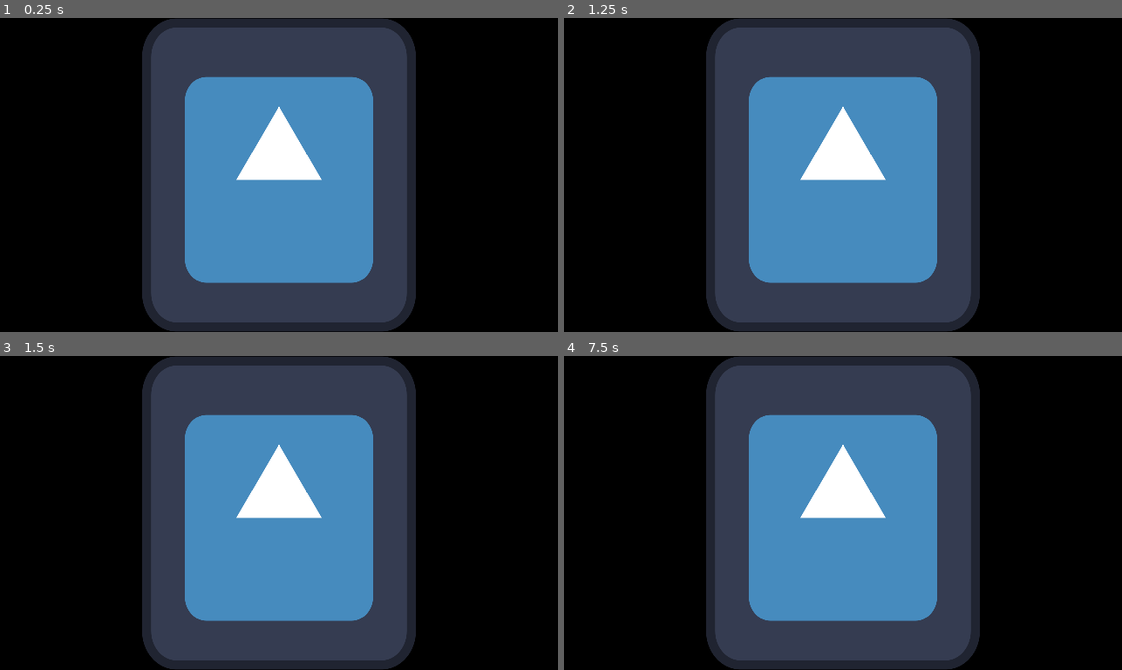
Above: before the commit, frames 1-4 (two rows, left to right).
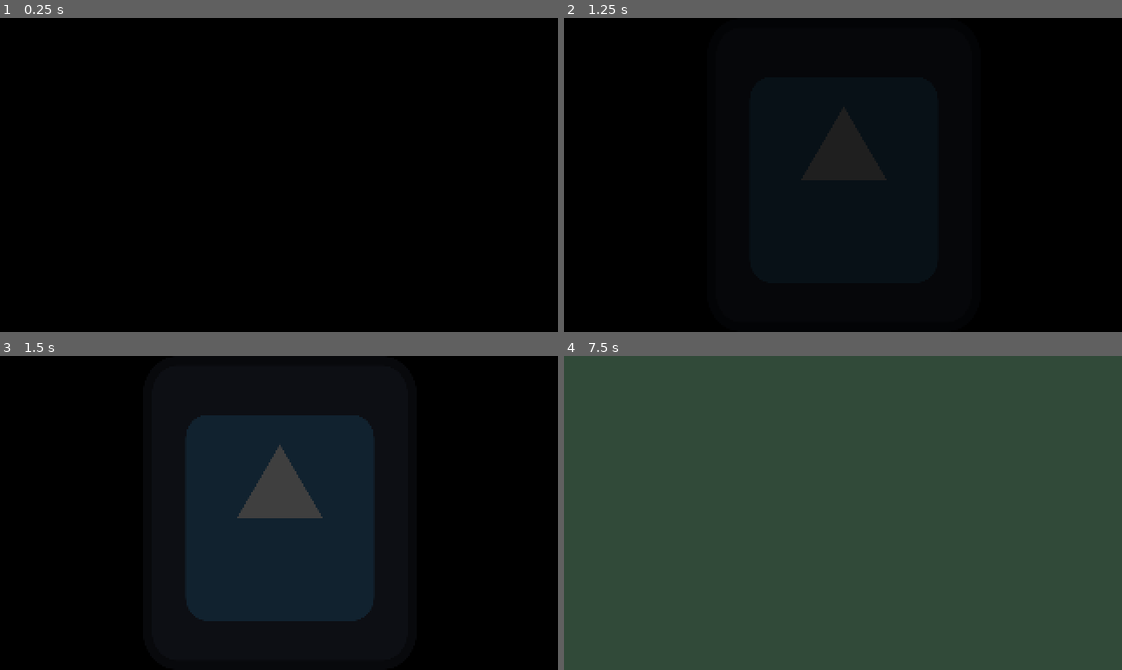
Above: after the commit, the same moments.

Repository: MTareqAzim/root-for-you
Game: Godot game, scene res://scenes/main_scenes/main_game.tscn
The game is run twice, just before and just after one commit, with the same random seed, the same clock (stepped at 60 frames per second) and the same inputs. Before the commit the project starts from res://scenes/splash_scenes/godot_splash.tscn. The engine's default icon, where the game draws it, is replaced by a stand-in: a white triangle on a blue panel in a dark square.
Inputs:
- Up to frame 1 (0.25 s): no input
- Up to frame 2 (1.25 s): tap Enter at 0.5 s
- Up to frame 3 (1.5 s): no input
- Up to frame 4 (7.5 s): tap Space at 3.5, 5 s; tap Enter at 4.25, 5.75 s

The runs differ from the first frame. In frame 1, 48% of the frame differs, in the area x 25-75%, y 0-100%; in frame 2, 48%; in frame 3, 48%; in frame 4, 79%, in the area x 0-100%, y 0-100%.

Commit message:
Got scene changing working.

Diff:
--- a/project.godot
+++ b/project.godot
@@ -11,7 +11,7 @@
 [application]
 
 config/name="RootForYou"
-run/main_scene="res://scenes/splash_scenes/godot_splash.tscn"
+run/main_scene="res://scenes/main_scenes/main_game.tscn"
 boot_splash/show_image=false
 config/icon="res://assets/art/icon.png"
 
--- a/scenes/main_scenes/main_game.tscn
+++ b/scenes/main_scenes/main_game.tscn
@@ -13,6 +13,7 @@
 stretch = true
 
 [node name="SceneManager" parent="ViewportContainer" instance=ExtResource( 2 )]
+size = Vector2( 320, 180 )
 handle_input_locally = false
 render_target_update_mode = 3
 
--- a/scenes/main_scenes/scene_manager.tscn
+++ b/scenes/main_scenes/scene_manager.tscn
@@ -3,5 +3,5 @@
 [ext_resource path="res://scripts/scene_manager.gd" type="Script" id=1]
 
 [node name="SceneManager" type="Viewport"]
-size = Vector2( 320, 180 )
+usage = 0
 script = ExtResource( 1 )
--- /dev/null
+++ b/scenes/menu_scenes/main_menu.tscn
@@ -0,0 +1,10 @@
+[gd_scene format=2]
+
+[node name="MainMenu" type="Control"]
+anchor_right = 1.0
+anchor_bottom = 1.0
+
+[node name="ColorRect" type="ColorRect" parent="."]
+anchor_right = 1.0
+anchor_bottom = 1.0
+color = Color( 0.196078, 0.290196, 0.227451, 1 )
--- a/scenes/splash_scenes/godot_splash.tscn
+++ b/scenes/splash_scenes/godot_splash.tscn
@@ -7,15 +7,18 @@
 anchor_right = 1.0
 anchor_bottom = 1.0
 script = ExtResource( 2 )
+scene_to_preload = "res://scenes/menu_scenes/main_menu.tscn"
 
 [node name="ColorRect" type="ColorRect" parent="."]
 anchor_right = 1.0
 anchor_bottom = 1.0
 color = Color( 0, 0, 0, 1 )
 
-[node name="TextureRect" type="TextureRect" parent="."]
+[node name="GodotLogo" type="TextureRect" parent="."]
 anchor_right = 1.0
 anchor_bottom = 1.0
 texture = ExtResource( 1 )
 expand = true
 stretch_mode = 6
+
+[node name="Tween" type="Tween" parent="."]
--- a/scripts/godot_splash.gd
+++ b/scripts/godot_splash.gd
@@ -1,8 +1,32 @@
 extends Control
 
+export(float) var fade_in_delay := 1.0
+export(float) var fade_in_time := 2.0
+export(float) var fade_out_delay := 3.0
+export(float) var fade_out_time := 1.5
 export(String, FILE, "*.tscn") var scene_to_preload
+
+onready var logo = $GodotLogo
+onready var tween = $Tween
+
+
+func _ready():
+	logo.modulate = Color.transparent
 
 
 func poll_preload_scene() -> void:
-	if scene_to_preload:
-		get_viewport().preload_scene(scene_to_preload)
+	get_viewport().preload_scene(scene_to_preload)
+	_set_up_and_start_tween()
+
+
+func _set_up_and_start_tween() -> void:
+	var fade_out_final_delay := fade_in_delay + fade_in_time + fade_out_delay
+	var change_scene_delay := fade_out_final_delay + fade_out_time
+
+	tween.interpolate_property(logo, "modulate", Color.transparent, Color.white, fade_in_time,
+			Tween.TRANS_LINEAR, Tween.EASE_IN_OUT, fade_in_delay)
+	tween.interpolate_property(logo, "modulate", Color.white, Color.transparent, fade_out_time,
+			Tween.TRANS_LINEAR, Tween.EASE_IN_OUT, fade_out_final_delay)
+	tween.interpolate_deferred_callback(get_viewport(), change_scene_delay, "change_to_preloaded_scene")
+
+	tween.start()
--- a/scripts/scene_manager.gd
+++ b/scripts/scene_manager.gd
@@ -18,7 +18,8 @@
 	get_child(0).queue_free()
 	add_child(new_scene)
 
-	_clear_preloaded_scene()
+	preloaded_scene.queue_free()
+	preloaded_scene = null
 
 
 func change_to_preloaded_scene() -> void:
@@ -28,19 +29,13 @@
 	get_child(0).queue_free()
 	add_child(preloaded_scene)
 
-	_clear_preloaded_scene()
+	preloaded_scene = null
 
 
 func preload_scene(path: String) -> void:
-	_clear_preloaded_scene()
+	if preloaded_scene:
+		if not preloaded_scene.is_inside_tree():
+			preloaded_scene.queue_free()
 
 	var new_scene_resource = load(path)
 	preloaded_scene = new_scene_resource.instance()
-
-
-func _clear_preloaded_scene() -> void:
-	if not preloaded_scene:
-		return
-
-	preloaded_scene.free()
-	preloaded_scene = null
